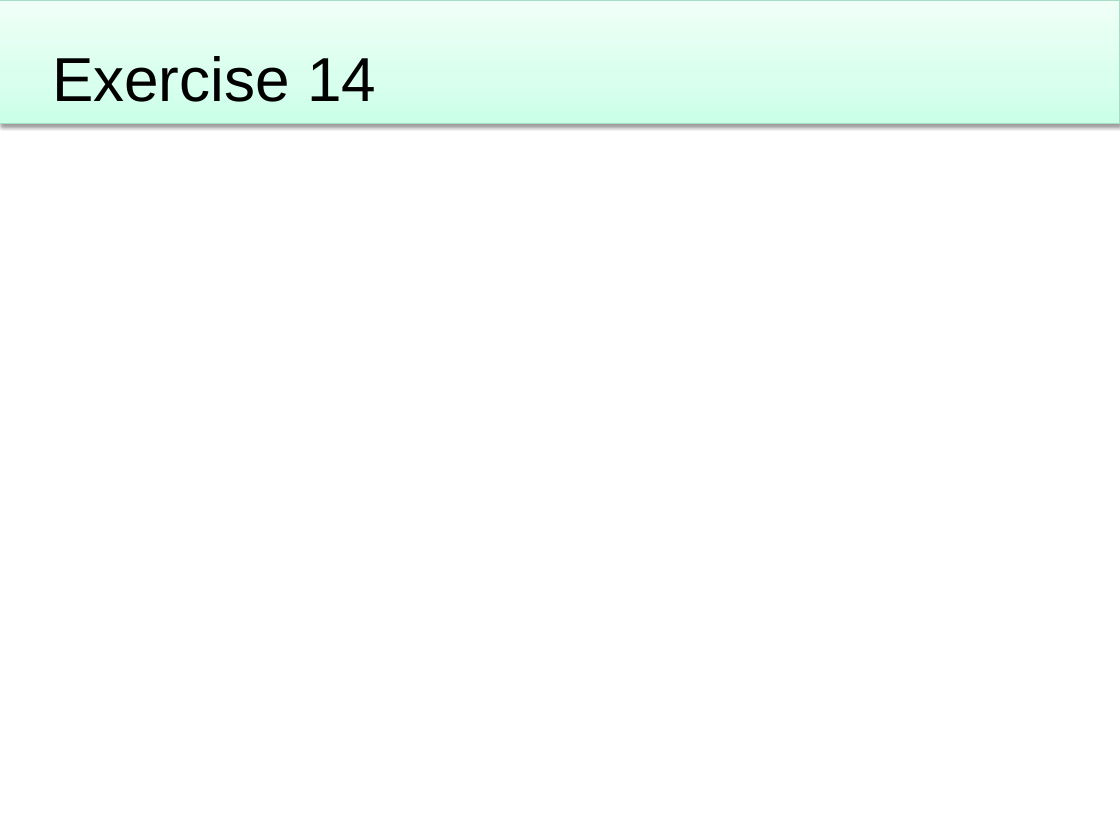
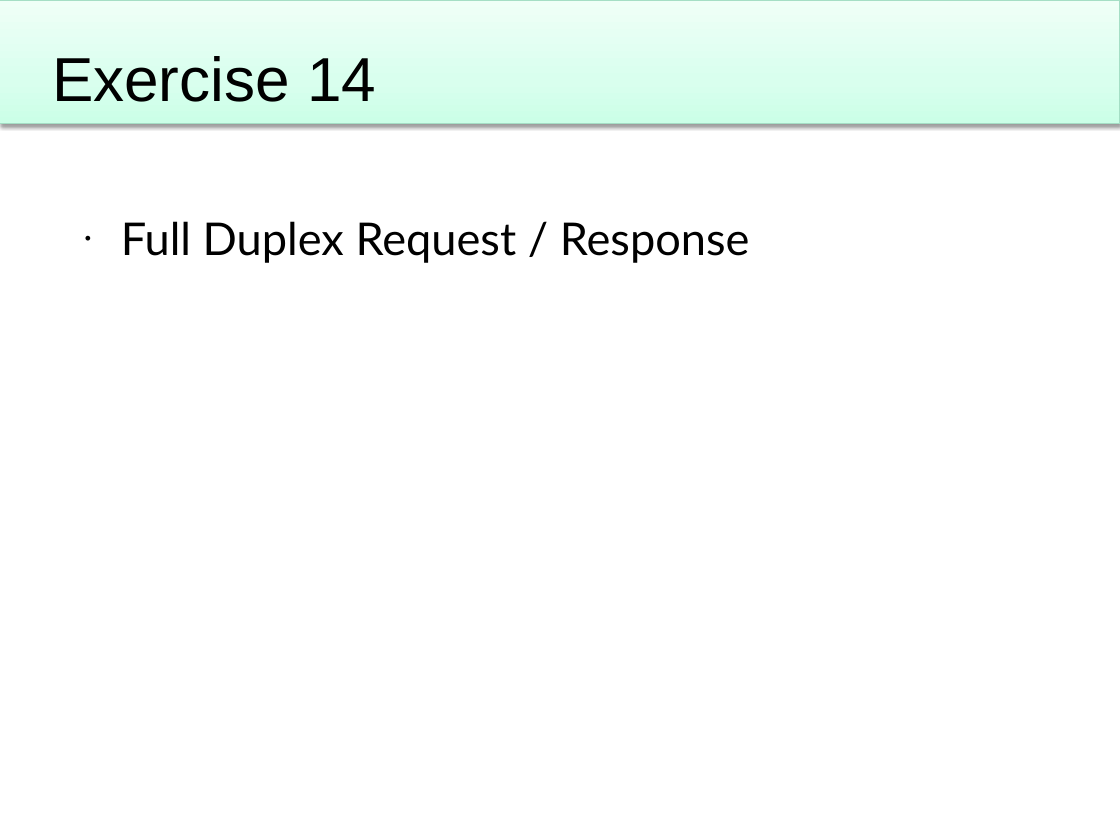
Before and after one commit to Particular/Course.Slides, a slide deck: slide 79 of EnterpriseDevelopmentWithNServiceBus.pptx (slide 81 before the commit). Drawn at 1120x840 pixels with LibreOffice and Linux fonts; fonts in the diff are those of the drawing; background and template pictures are left out. Boxes give left, top, right and bottom in pixels: in the first picture for what was removed or moved away, otherwise in the second. Text is boxed around its words. In the diff, an @@ line names an element or a change of style, - is before the commit and + after.

```diff
--- a/EnterpriseDevelopmentWithNServiceBus.pptx
+++ b/EnterpriseDevelopmentWithNServiceBus.pptx
@@ text added at [121,221,750,263], 32 pt, text #000000 @@
+• Full Duplex Request / Response
```
Also in this commit, not shown: 11 other slides changed, 2 slides removed, 1 other file.
